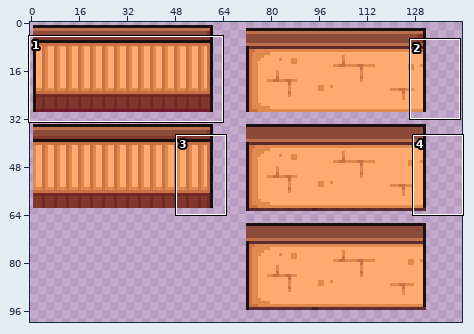
Edited in one commit: sprite sheet (GotoGameJamProject/Assets/Art/Sprites/Background/wall-sprite.png). The picture above shows the old version from afar; the outline marks the close-up.
Close-up. Old version:
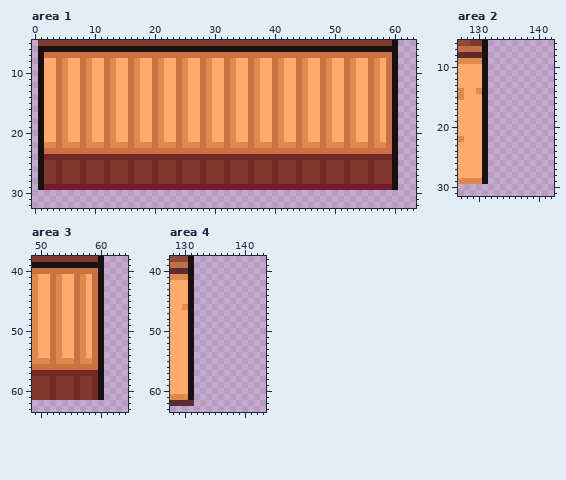
The file is 157x119 pixels. Colours within 5 levels of each other are drawn and written as one. Shown: area 1: x 0..63, y 5..32; area 2: x 127..142, y 6..31; area 3: x 49..64, y 38..63; area 4: x 128..143, y 38..63. The wide view leaves out empty margins. The commit also changed other parts of the picture, which this record leaves out.
After:
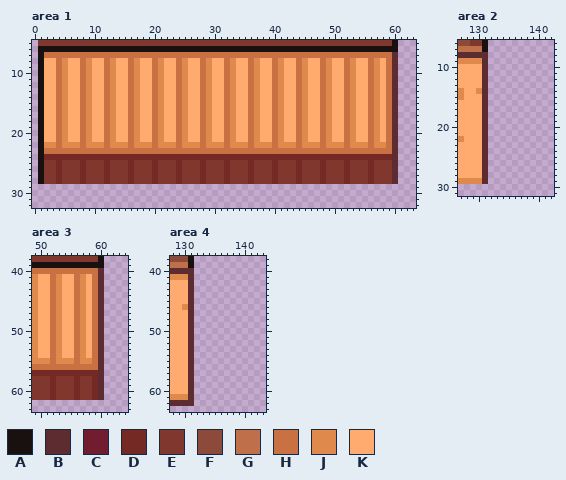
Palette (. is transparent): A #19110f  B #5d2c30  C #721c2f  D #742925  E #80372d  F #8c4a3a  G #bf6f4a  H #c97142  J #e0894d  K #ffaa6e
What changed:
{"where": "area 1"}
{"y":7,"x":60,"old":"A","new":"B"}
{"y":8,"x":60,"old":"A","new":"B"}
{"y":9,"x":60,"old":"A","new":"B"}
{"y":10,"x":60,"old":"A","new":"B"}
{"y":11,"x":60,"old":"A","new":"B"}
{"y":12,"x":60,"old":"A","new":"B"}
{"y":13,"x":60,"old":"A","new":"B"}
{"y":14,"x":60,"old":"A","new":"B"}
{"y":15,"x":60,"old":"A","new":"B"}
{"y":16,"x":60,"old":"A","new":"B"}
{"y":17,"x":60,"old":"A","new":"B"}
{"y":18,"x":60,"old":"A","new":"B"}
{"y":19,"x":60,"old":"A","new":"B"}
{"y":20,"x":60,"old":"A","new":"B"}
{"y":21,"x":60,"old":"A","new":"B"}
{"y":22,"x":60,"old":"A","new":"B"}
{"y":23,"x":60,"old":"A","new":"B"}
{"y":24,"x":60,"old":"A","new":"B"}
{"y":25,"x":60,"old":"A","new":"B"}
{"y":26,"x":60,"old":"A","new":"B"}
{"y":27,"x":60,"old":"A","new":"B"}
{"y":28,"x":60,"old":"A","new":"B"}
{"y":29,"x":1,"old":"ACCCCCCCCCCCCCCCCCCCCCCCCCCCCCCCCCCCCCCCCCCCCCCCCCCCCCCCCCCA","new":"............................................................"}
{"where": "area 2"}
{"y":8,"x":131,"old":"A","new":"B"}
{"y":9,"x":131,"old":"A","new":"B"}
{"y":10,"x":131,"old":"A","new":"B"}
{"y":11,"x":131,"old":"A","new":"B"}
{"y":12,"x":131,"old":"A","new":"B"}
{"y":13,"x":131,"old":"A","new":"B"}
{"y":14,"x":131,"old":"A","new":"B"}
{"y":15,"x":131,"old":"A","new":"B"}
{"y":16,"x":131,"old":"A","new":"B"}
{"y":17,"x":131,"old":"A","new":"B"}
{"y":18,"x":131,"old":"A","new":"B"}
{"y":19,"x":131,"old":"A","new":"B"}
{"y":20,"x":131,"old":"A","new":"B"}
{"y":21,"x":131,"old":"A","new":"B"}
{"y":22,"x":131,"old":"A","new":"B"}
{"y":23,"x":131,"old":"A","new":"B"}
{"y":24,"x":131,"old":"A","new":"B"}
{"y":25,"x":131,"old":"A","new":"B"}
{"y":26,"x":131,"old":"A","new":"B"}
{"y":27,"x":131,"old":"A","new":"B"}
{"y":28,"x":131,"old":"A","new":"B"}
{"y":29,"x":131,"old":"A","new":"B"}
{"where": "area 3"}
{"y":40,"x":60,"old":"A","new":"B"}
{"y":41,"x":60,"old":"A","new":"B"}
{"y":42,"x":60,"old":"A","new":"B"}
{"y":43,"x":60,"old":"A","new":"B"}
{"y":44,"x":60,"old":"A","new":"B"}
{"y":45,"x":60,"old":"A","new":"B"}
{"y":46,"x":60,"old":"A","new":"B"}
{"y":47,"x":60,"old":"A","new":"B"}
{"y":48,"x":60,"old":"A","new":"B"}
{"y":49,"x":60,"old":"A","new":"B"}
{"y":50,"x":60,"old":"A","new":"B"}
{"y":51,"x":60,"old":"A","new":"B"}
{"y":52,"x":60,"old":"A","new":"B"}
{"y":53,"x":60,"old":"A","new":"B"}
{"y":54,"x":60,"old":"A","new":"B"}
{"y":55,"x":60,"old":"A","new":"B"}
{"y":56,"x":60,"old":"A","new":"B"}
{"y":57,"x":60,"old":"A","new":"B"}
{"y":58,"x":60,"old":"A","new":"B"}
{"y":59,"x":60,"old":"A","new":"B"}
{"y":60,"x":60,"old":"A","new":"B"}
{"y":61,"x":60,"old":"A","new":"B"}
{"where": "area 4"}
{"y":40,"x":131,"old":"A","new":"B"}
{"y":41,"x":131,"old":"A","new":"B"}
{"y":42,"x":131,"old":"A","new":"B"}
{"y":43,"x":131,"old":"A","new":"B"}
{"y":44,"x":131,"old":"A","new":"B"}
{"y":45,"x":131,"old":"A","new":"B"}
{"y":46,"x":131,"old":"A","new":"B"}
{"y":47,"x":131,"old":"A","new":"B"}
{"y":48,"x":131,"old":"A","new":"B"}
{"y":49,"x":131,"old":"A","new":"B"}
{"y":50,"x":131,"old":"A","new":"B"}
{"y":51,"x":131,"old":"A","new":"B"}
{"y":52,"x":131,"old":"A","new":"B"}
{"y":53,"x":131,"old":"A","new":"B"}
{"y":54,"x":131,"old":"A","new":"B"}
{"y":55,"x":131,"old":"A","new":"B"}
{"y":56,"x":131,"old":"A","new":"B"}
{"y":57,"x":131,"old":"A","new":"B"}
{"y":58,"x":131,"old":"A","new":"B"}
{"y":59,"x":131,"old":"A","new":"B"}
{"y":60,"x":131,"old":"A","new":"B"}
{"y":61,"x":131,"old":"A","new":"B"}
{"label":"changed","picture_box":[38,52,398,190]}
{"label":"changed","picture_box":[482,52,488,184]}
{"label":"changed","picture_box":[98,268,104,400]}
{"label":"changed","picture_box":[188,268,194,400]}
